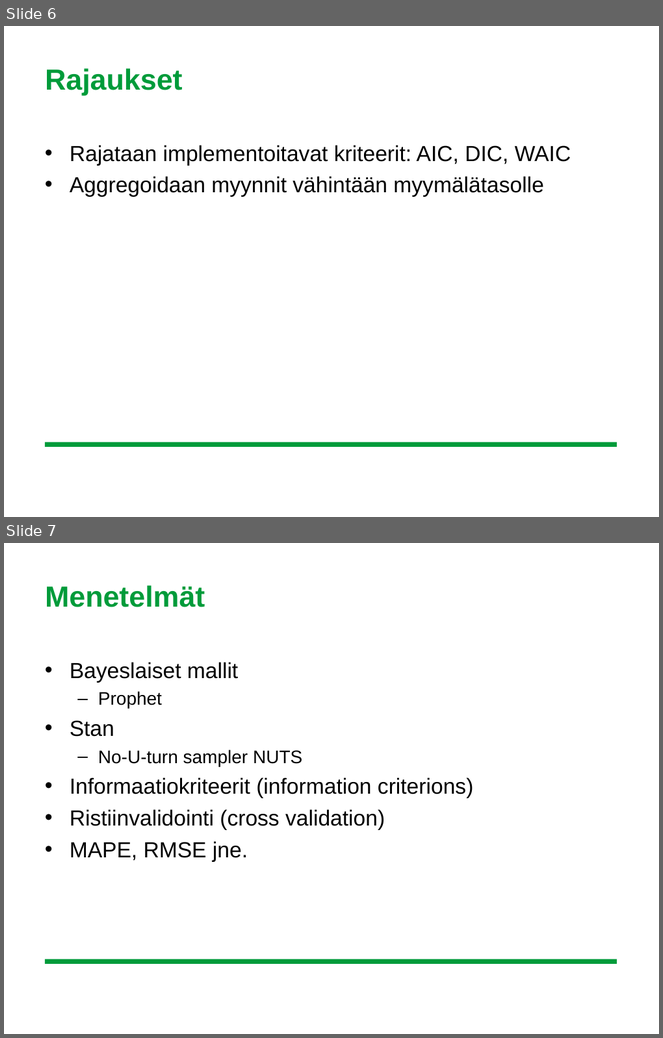
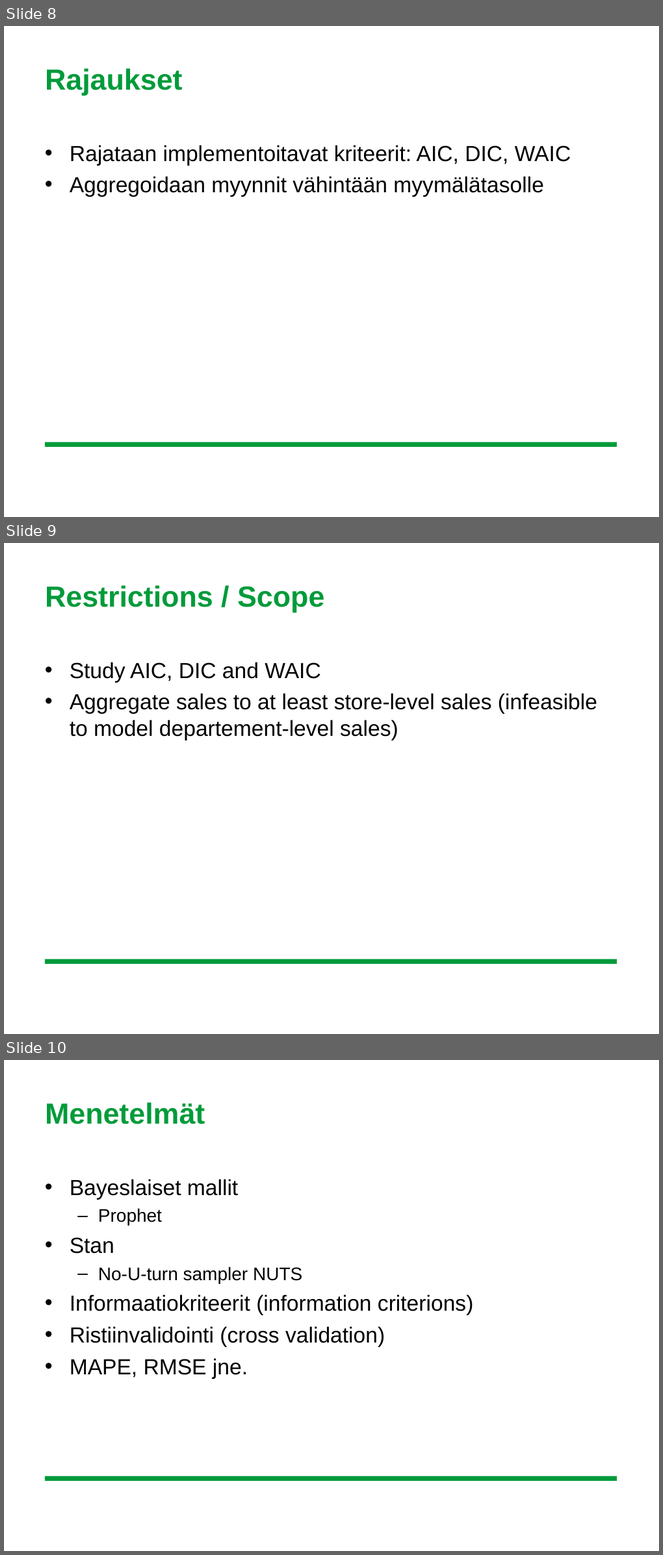
Before and after one commit to leevirontySF/BSC_thesis, a slide deck: aihepresis.ppt. Shown one above the other, each under a label of ours: slides 6 and 7 before the commit, slides 8, 9 and 10 after it. The pictures are 663x1038 and 663x1555 pixels, drawn with LibreOffice and Linux fonts; fonts in the diff are those of the drawing; background and template pictures are left out. Boxes give left, top, right and bottom in pixels: in the first picture for what was removed or moved away, otherwise in the second. Text is boxed around its words. In the diff, an @@ line names an element or a change of style, - is before the commit and + after.

```diff
--- a/aihepresis.ppt
+++ b/aihepresis.ppt
@@ slide 9 added at [4,543,659,1034], background #FFFFFF; not listed: 1 template element that a slide beside it also shows @@
@@ title added at [45,585,324,613], 32 pt, text #009B3A, bold @@
+Restrictions / Scope
@@ text added at [70,662,597,741], 24 pt, text #000000 @@
+• Study AIC, DIC and WAIC
+• Aggregate sales to at least store-level sales (infeasible to model departement-level sales)
@@ what was slide 6 is now slide 8 @@
@@ what was slide 7 is now slide 10 @@
```
Also in this commit, not shown: 3 other slides added, 10 other files.
